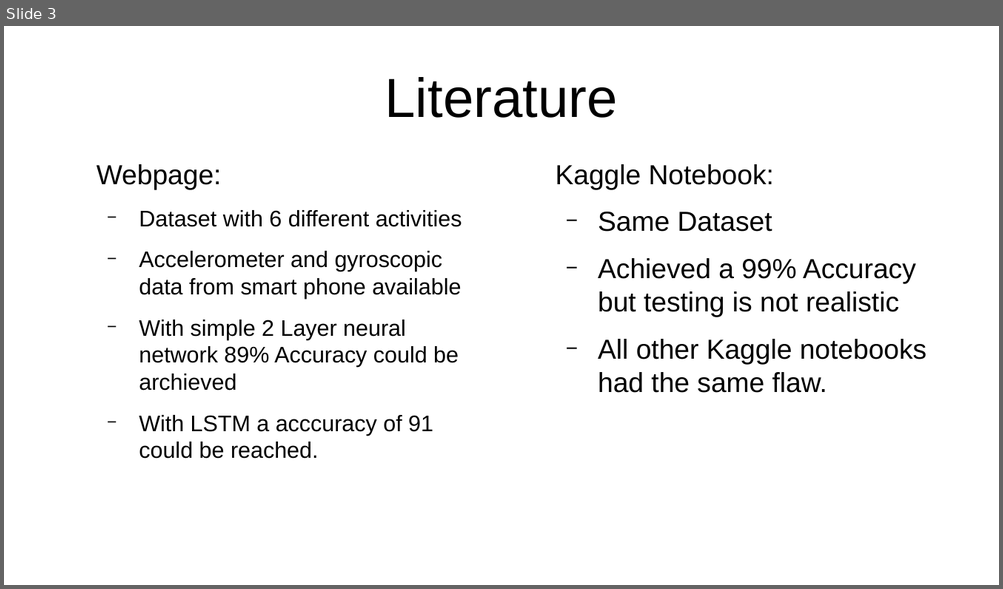
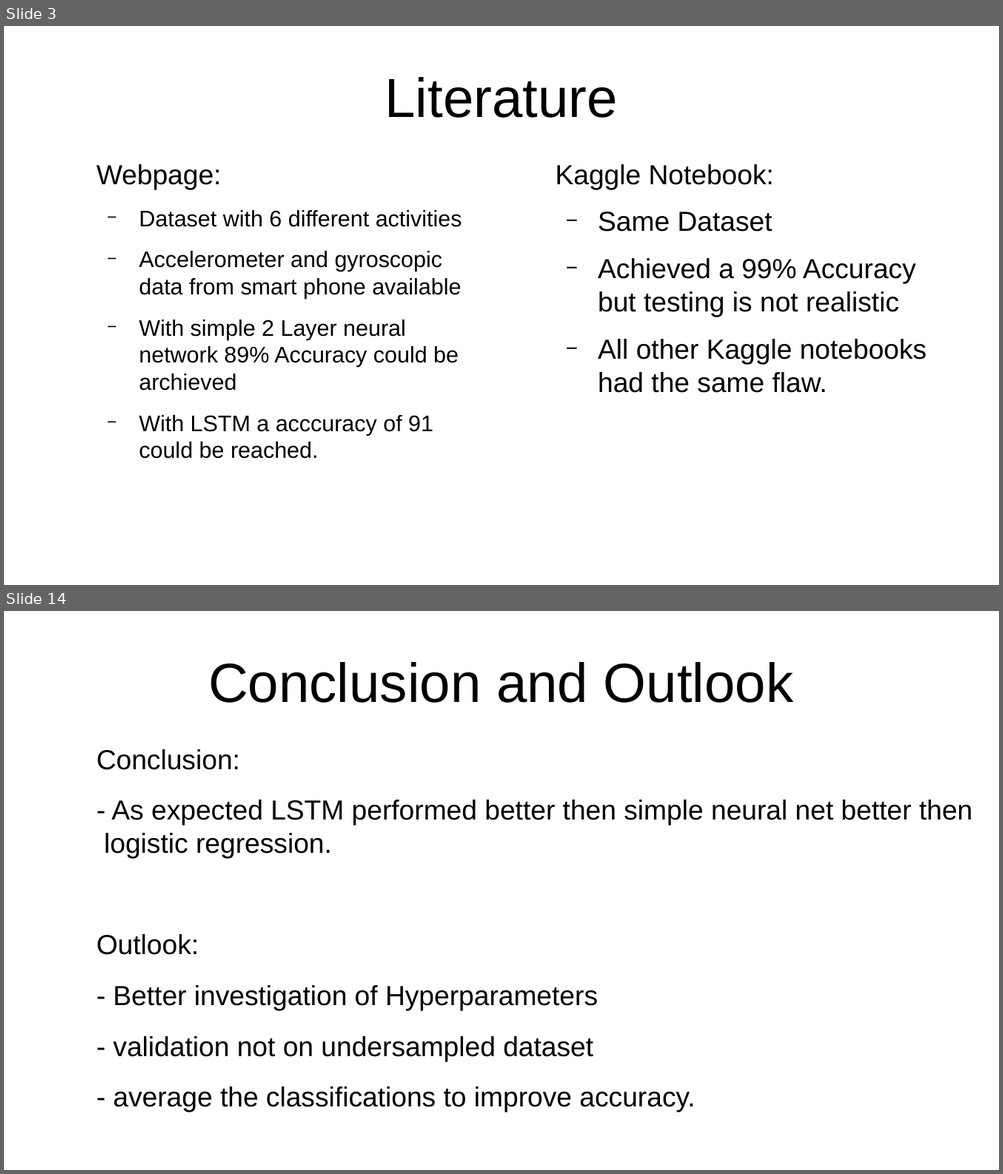
Before and after one commit to Tomson909/PhysicalActivity, a slide deck: 4_Presentation/PresentationProject.odp. Shown one above the other, each under a label of ours: slide 3 before the commit, slides 3 and 14 after it; the slides between them are not shown. The pictures are 1003x589 and 1003x1174 pixels, drawn with LibreOffice and Linux fonts; fonts in the diff are those of the drawing. Boxes give left, top, right and bottom in pixels: in the first picture for what was removed or moved away, otherwise in the second. Text is boxed around its words. In the diff, an @@ line names an element or a change of style, - is before the commit and + after.

```diff
--- a/4_Presentation/PresentationProject.odp
+++ b/4_Presentation/PresentationProject.odp
@@ slide 14 added at [4,611,999,1170], background #FFFFFF @@
@@ title added at [208,662,794,703], 44 pt, text #000000 @@
+Conclusion and Outlook
@@ text added at [96,749,972,1113], 22 pt, text #000000 @@
+Conclusion:
+- As expected LSTM performed better then simple neural net better then logistic regression.
+Outlook:
+- Better investigation of Hyperparameters
+- validation not on undersampled dataset
+- average the classifications to improve accuracy.
```
Also in this commit, not shown: 2 slides changed, 11 other slides added, 2 slides removed, 5 other files.
